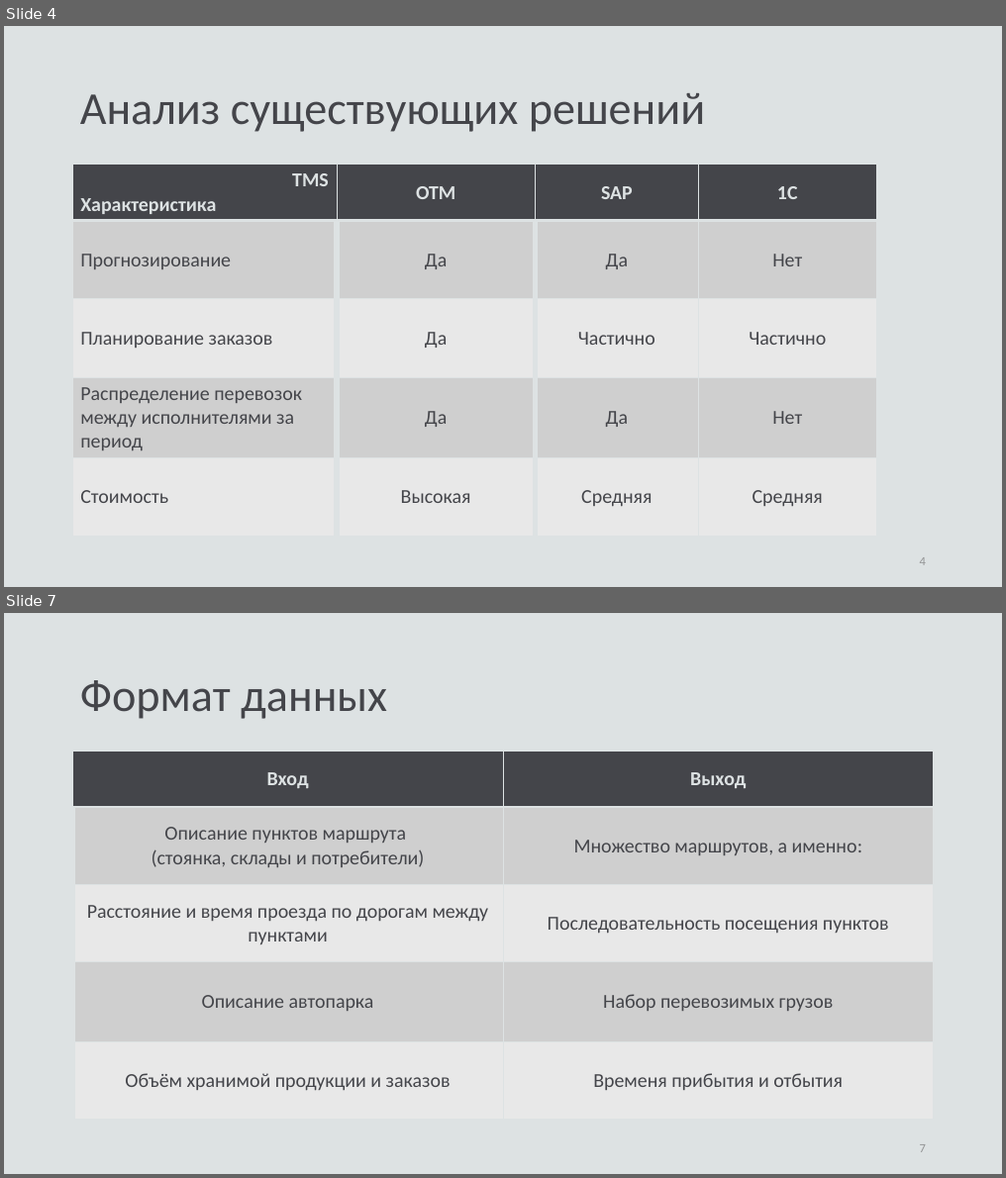
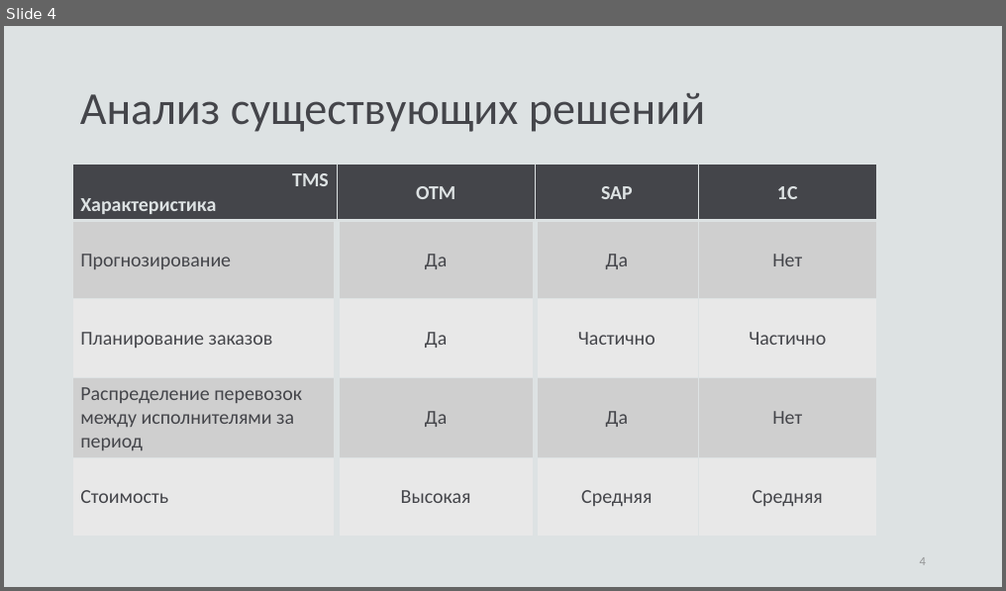
Before and after one commit to fairay/BachelorDiploma, a slide deck: presentation.pptx. Shown one above the other, each under a label of ours: slides 4 and 7 before the commit, slide 4 after it; the slides between them are not shown. The pictures are 1006x1178 and 1006x591 pixels, drawn with LibreOffice and Linux fonts; fonts in the diff are those of the drawing. Boxes give left, top, right and bottom in pixels: in the first picture for what was removed or moved away, otherwise in the second. Text is boxed around its words. In the diff, an @@ line names an element or a change of style, - is before the commit and + after.

```diff
--- a/presentation.pptx
+++ b/presentation.pptx
@@ slide 7 removed at <box>4,613,1002,1174</box>, background #DDE2E3 @@
@@ title removed at <box>80,680,387,719</box> @@
-Формат данных
@@ table removed at <box>73,752,934,1120</box>, 5 rows, 2 columns @@
-Вход | Выход
-Описание пунктов маршрута / (стоянка, склады и потребители) | Множество маршрутов, а именно:
-Расстояние и время проезда по дорогам между пунктами | Последовательность посещения пунктов
-Описание автопарка | Набор перевозимых грузов
-Объём хранимой продукции и заказов | Временя прибытия и отбытия
@@ page number removed at <box>920,1145,926,1153</box> @@
-7
```
Also in this commit, not shown: 4 slides changed, 1 slide added, 3 other slides removed, 6 other files.
